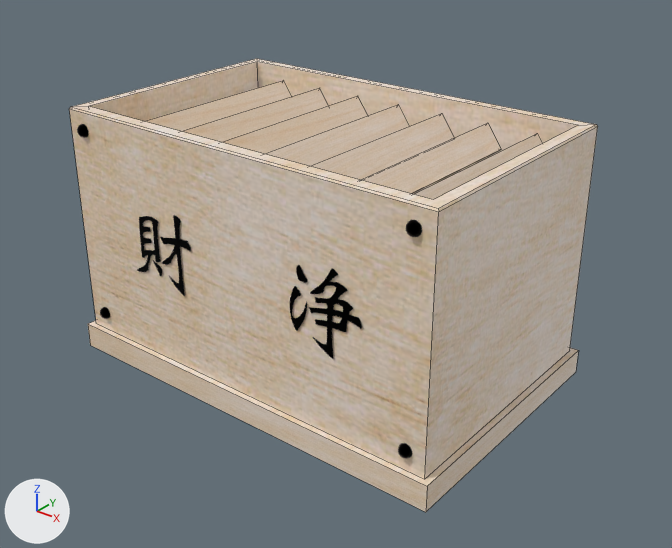
The OBJ model model/osaisen/osaisen.obj: old version first, new version second.
Camera for both pictures: a camera (50 mm lens) standing at (4.08, -4.98, 3.87) and looking at (0.15, -0.07, 0.82). Arrows for +X, +Y and +Z are at lower left; the lights stay in place. Mesh edges are drawn as thin lines on the coarser meshes. Where no turn or scale is listed for an object, it has been applied to the vertices. Vertices at the same position are counted once.

In view in the first picture: 'Curve.001', '立方体_立方体.001'.
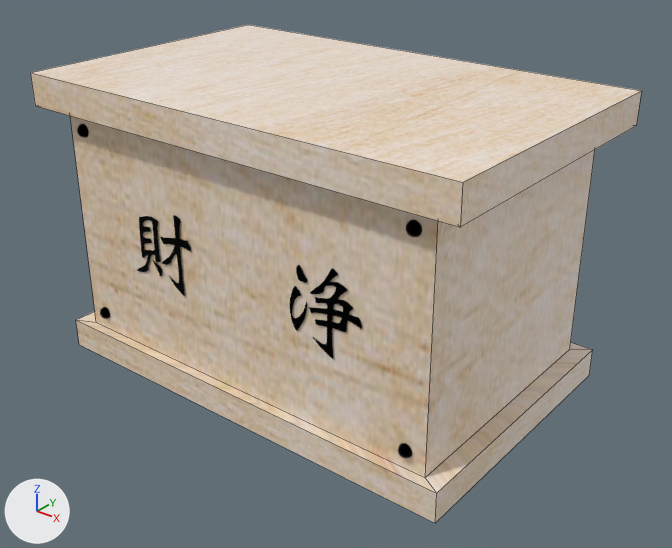
Where the change shows, as pixel boxes [x1, y1, x2, y2] in the pictures (672 x 548 px):
'立方体_立方体.001', reshaped (15% wider, 10% taller)
    before: [69, 59, 598, 512]
    after: [31, 25, 642, 523]
part 1 of me_立方体_立方体_001, rebuilt (15% wider, 19% taller)
    before: [69, 59, 598, 479]
    after: [31, 25, 642, 523]
part 2 of me_立方体_立方体_001, deleted (beige)
    before: [88, 80, 578, 512]

Patch to the scene script:
```diff
--- a/model/osaisen/osaisen.obj.py
+++ b/model/osaisen/osaisen.obj.py
@@ me_立方体_立方体_001 @@
 # used by ob_立方体_立方体_001; location = (0.0, 0.0, 0.0)
-me_立方体_立方体_001.from_pydata(...)  # 70 vertices, 57 faces; spans x -1.65..1.65, y -1.05..1.05, z 0.0..2.0
+me_立方体_立方体_001.from_pydata(...)  # 24 vertices, 22 faces; spans x -1.82..1.82, y -1.14..1.14, z -0.01..2.24
+# me_立方体_立方体_001 part 1: the loose piece of 20 vertices spanning x -1.6..1.6, y -1.0..1.0, z 0.2..2.0 is rebuilt with 24 vertices and now spans x -1.82..1.82, y -1.14..1.14, z -0.01..2.24, in mat_マテリアル_002 (picture img_wood_jpg)
+# me_立方体_立方体_001 part 2: 8 loose pieces with 50 vertices, spanning x -1.65..1.65, y -1.05..1.05, z 0.0..1.88, are deleted
 me_立方体_立方体_001.materials.append(mat_マテリアル_002)
-me_立方体_立方体_001.materials.append(mat_マテリアル_004)  # picture img_wood_jpg
-me_立方体_立方体_001.materials.append(mat_マテリアル)  # picture img_wood_jpg
```
